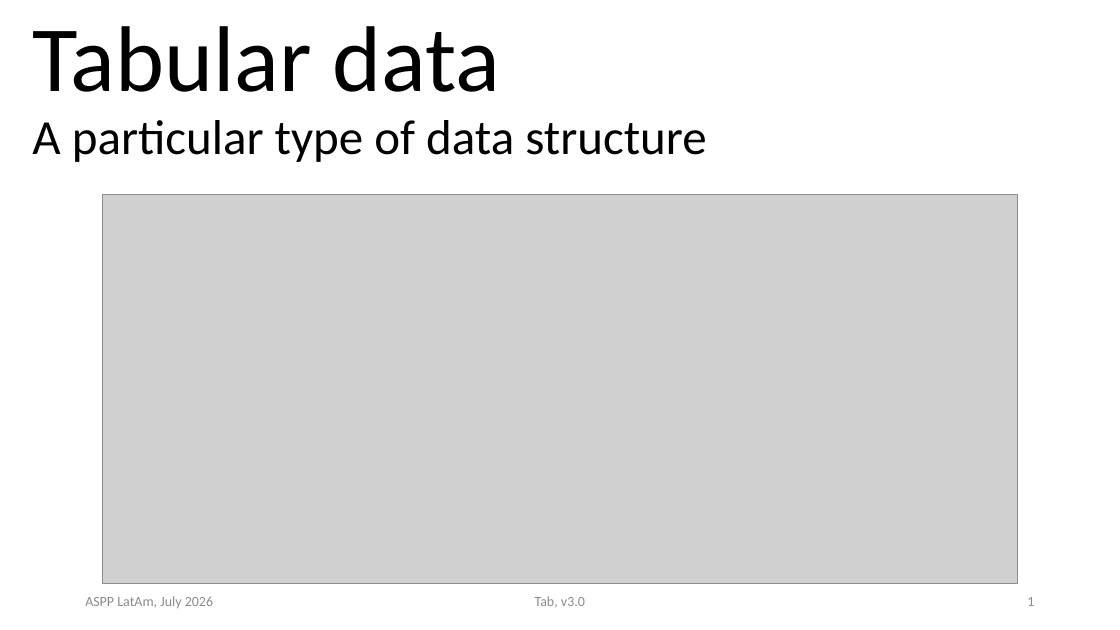
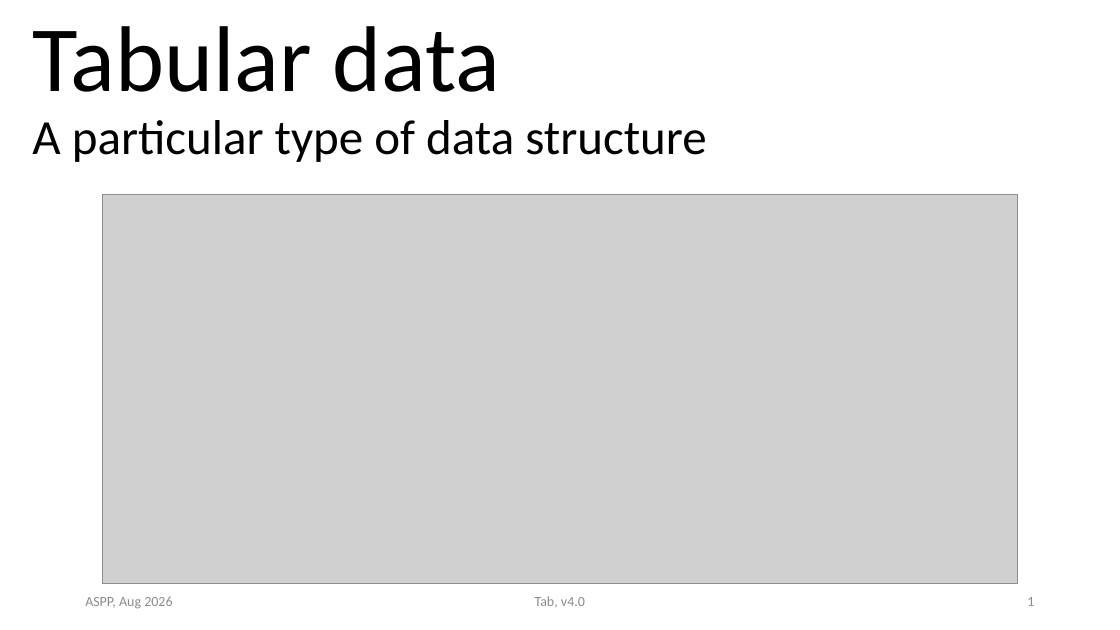
Before and after one commit to ASPP/data_class, a slide deck: slide 1 of tabular_data.pptx. Drawn at 1120x630 pixels with LibreOffice and Linux fonts; fonts in the diff are those of the drawing; grey boxes stand for pictures. Boxes give left, top, right and bottom in pixels: in the first picture for what was removed or moved away, otherwise in the second. Text is boxed around its words. In the diff, an @@ line names an element or a change of style, - is before the commit and + after.

```diff
--- a/tabular_data.pptx
+++ b/tabular_data.pptx
@@ text at bbox=[85, 596, 172, 609]: text changed @@
-ASPP LatAm, July 2026
+ASPP, Aug 2026
@@ text at bbox=[535, 596, 585, 608]: text changed @@
-Tab, v3.0
+Tab, v4.0
```
Also in this commit, not shown: 82 other slides changed, 1 slide added, 1 slide removed, 1 other file.
